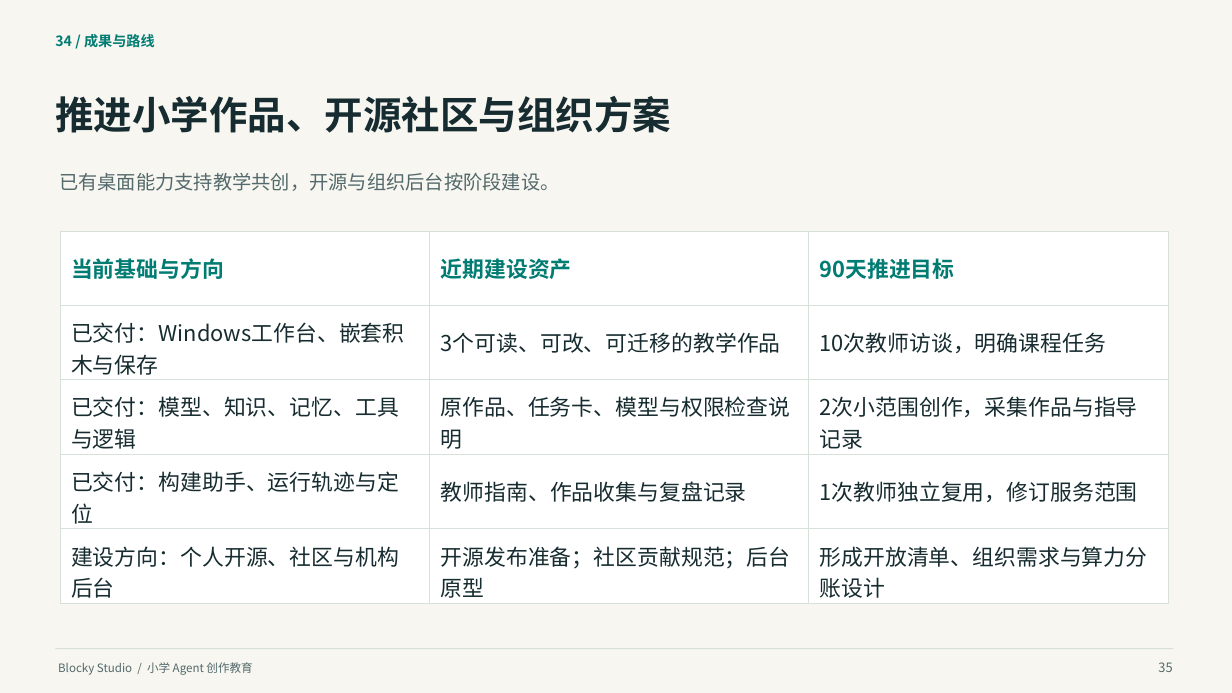
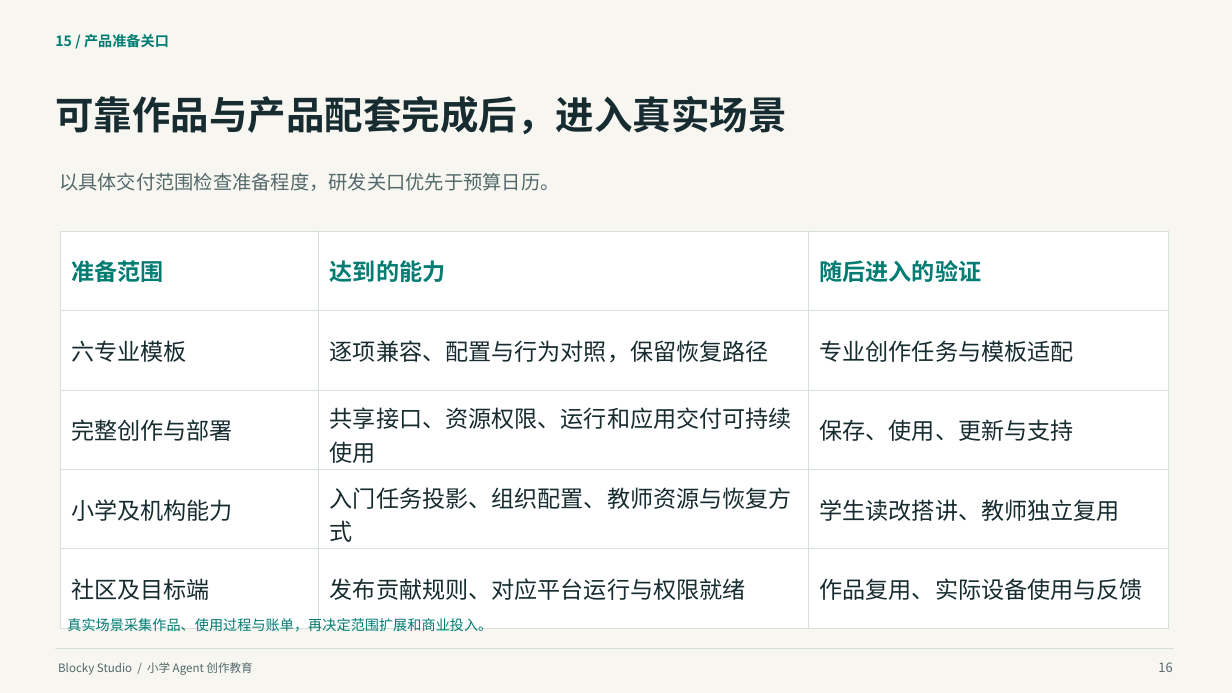
Before and after one commit to q2955161835-debug/Blocky-AI, a slide deck: slide 16 of doc/交付/2026-10-03-答辩与商业计划书/Blocky-Studio-小学Agent创作教育-2026-10-03.pptx (slide 35 before the commit). Drawn at 1232x693 pixels with LibreOffice and Linux fonts; fonts in the diff are those of the drawing. Boxes give left, top, right and bottom in pixels: in the first picture for what was removed or moved away, otherwise in the second. Text is boxed around its words. In the diff, an @@ line names an element or a change of style, - is before the commit and + after.

```diff
--- a/doc/交付/2026-10-03-答辩与商业计划书/Blocky-Studio-小学Agent创作教育-2026-10-03.pptx
+++ b/doc/交付/2026-10-03-答辩与商业计划书/Blocky-Studio-小学Agent创作教育-2026-10-03.pptx
@@ text at (55,34,169,48): text changed @@
-34 / 成果与路线
+15 / 产品准备关口
@@ text at (55,96,786,134): text changed @@
-推进小学作品、开源社区与组织方案
+可靠作品与产品配套完成后，进入真实场景
@@ text at (59,173,559,191): text changed @@
-已有桌面能力支持教学共创，开源与组织后台按阶段建设。
+以具体交付范围检查准备程度，研发关口优先于预算日历。
@@ table at (60,231,1169,604) @@
-row 1: 当前基础与方向 | 近期建设资产 | 90天推进目标
+row 1: 准备范围 | 达到的能力 | 随后进入的验证
-row 2: 已交付：Windows工作台、嵌套积木与保存 | 3个可读、可改、可迁移的教学作品 | 10次教师访谈，明确课程任务
+row 2: 六专业模板 | 逐项兼容、配置与行为对照，保留恢复路径 | 专业创作任务与模板适配
-row 3: 已交付：模型、知识、记忆、工具与逻辑 | 原作品、任务卡、模型与权限检查说明 | 2次小范围创作，采集作品与指导记录
+row 3: 完整创作与部署 | 共享接口、资源权限、运行和应用交付可持续使用 | 保存、使用、更新与支持
-row 4: 已交付：构建助手、运行轨迹与定位 | 教师指南、作品收集与复盘记录 | 1次教师独立复用，修订服务范围
+row 4: 小学及机构能力 | 入门任务投影、组织配置、教师资源与恢复方式 | 学生读改搭讲、教师独立复用
-row 5: 建设方向：个人开源、社区与机构后台 | 开源发布准备；社区贡献规范；后台原型 | 形成开放清单、组织需求与算力分账设计
+row 5: 社区及目标端 | 发布贡献规则、对应平台运行与权限就绪 | 作品复用、实际设备使用与反馈
@@ text added at (67,618,492,632), 11 pt, text #007C73 @@
+真实场景采集作品、使用过程与账单，再决定范围扩展和商业投入。
@@ text at (1158,662,1172,672): text changed @@
-35
+16
```
Also in this commit, not shown: 34 other slides changed, 9 slides added, 1 slide removed, 52 other files.
